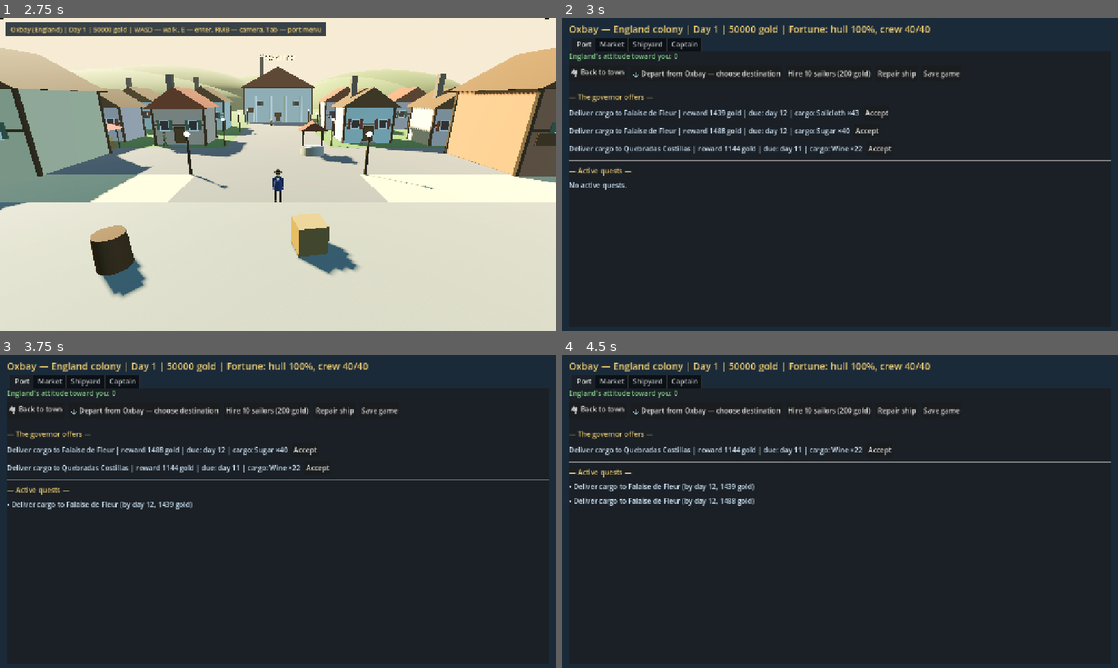
Above: before the commit, frames 1-4 (two rows, left to right).
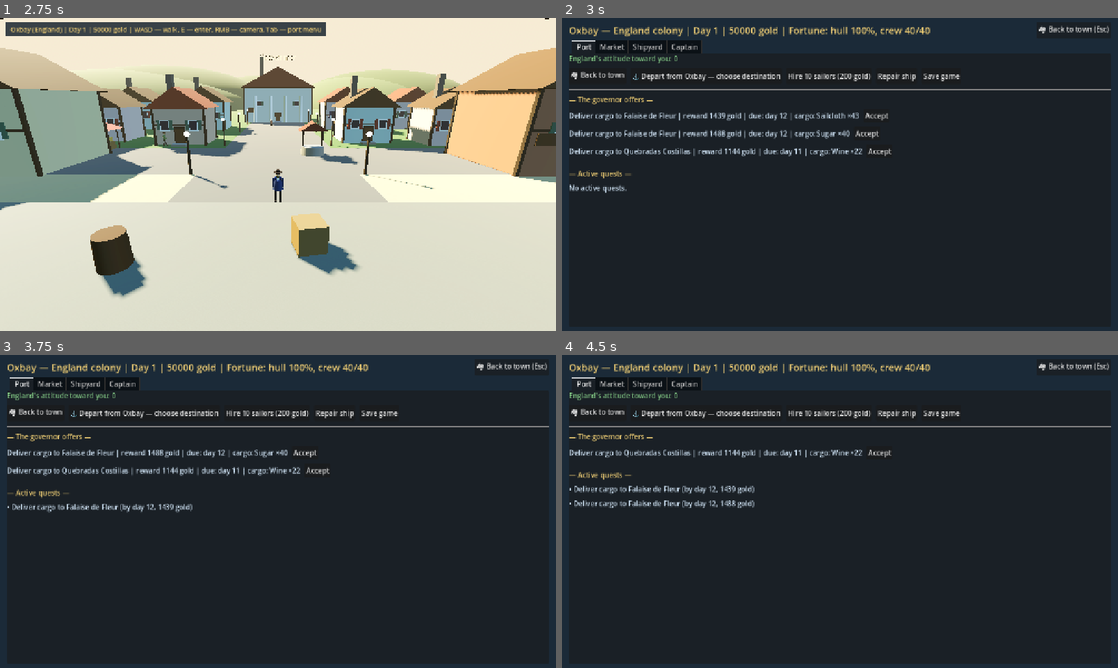
Above: after the commit, the same moments.

Repository: Elkhan-Isayev/corsairs
Game: Godot game, scene res://scenes/main_menu.tscn
Two runs of this game, one before a commit and one after it. Both use one fixed random seed, a clock stepped at 60 frames per second and the inputs below.
Inputs (mouse positions are in pixels of both pictures, inside the frame that each line leads up to):
- Up to frame 1 (2.75 s): click "New Game" at 0.5 s; tap Enter at 1.25 s; move the mouse to (400, 158) at 1.27 s; hold E (fire_right) 1.28-2 s; tap B (board_enemy) at 1.35 s; click (400, 158) at 1.42 s; tap Space at 2 s; drag from (166, 190) to (250, 237) at 2.02 s
- Up to frame 2 (3 s): tap Enter at 2.75 s; move the mouse to (895, 105) at 2.77 s; hold E (fire_right) from 2.78 s (still down); tap Tab at 2.85 s
- Up to frame 3 (3.75 s): release E (fire_right) at 3.5 s; click "Accept" at 3.5 s
- Up to frame 4 (4.5 s): click "Accept" at 4.25 s

Frame 1 is identical in both runs. In frame 2, 6.9% of the frame differs, in the area x 1-99%, y 2-56%; in frame 3, 6.2%; in frame 4, 6.1%.

Commit message:
Port menu: always-visible Back to town button + Esc to exit
The exit lived only on the Port tab, so Market/Shipyard/Captain felt
like dead ends. The header now carries a persistent "Back to town
(Esc)" button, and the Escape key leaves the menu from any tab.

Co-Authored-By: Claude Fable 5 <noreply@anthropic.com>

Diff:
--- a/scripts/port.gd
+++ b/scripts/port.gd
@@ -27,10 +27,21 @@
 	root.offset_bottom = -10
 	add_child(root)
 
+	# Header row: status text + an always-visible exit button.
+	var header_row := HBoxContainer.new()
+	header_row.add_theme_constant_override("separation", 16)
+	root.add_child(header_row)
+
 	_header = Label.new()
 	_header.add_theme_font_size_override("font_size", 22)
 	_header.add_theme_color_override("font_color", Color("e8c872"))
-	root.add_child(_header)
+	_header.size_flags_horizontal = Control.SIZE_EXPAND_FILL
+	header_row.add_child(_header)
+
+	var exit_btn := Button.new()
+	exit_btn.text = "🏘 Back to town (Esc)"
+	exit_btn.pressed.connect(func(): Game.goto_port())
+	header_row.add_child(exit_btn)
 
 	_tabs = TabContainer.new()
 	_tabs.size_flags_vertical = Control.SIZE_EXPAND_FILL
@@ -38,6 +49,11 @@
 
 	_generate_quest_offers()
 	_rebuild()
+
+
+func _unhandled_input(event: InputEvent) -> void:
+	if event is InputEventKey and event.pressed and event.physical_keycode == KEY_ESCAPE:
+		Game.goto_port()
 
 
 func _island() -> Dictionary:
